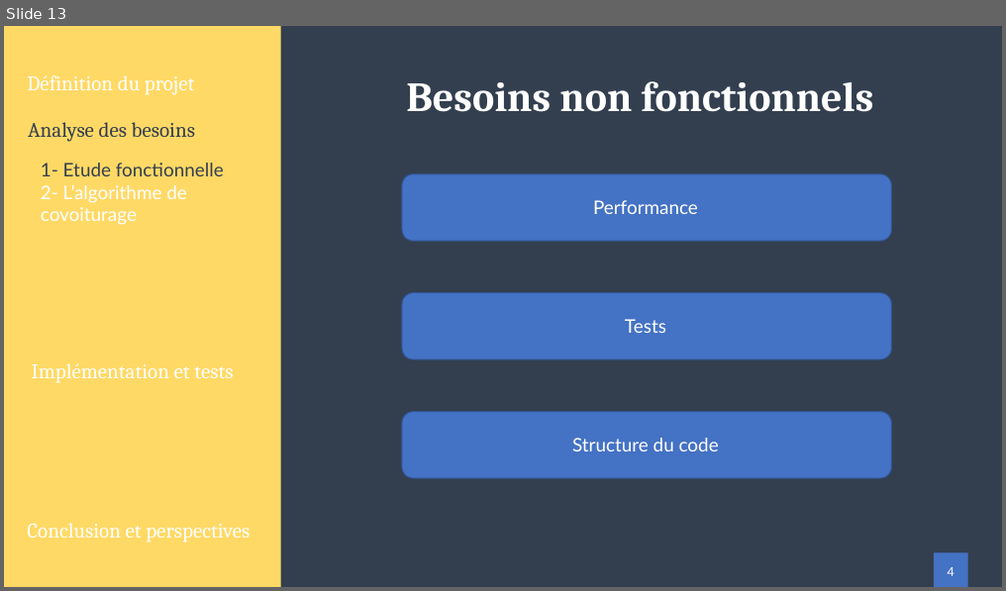
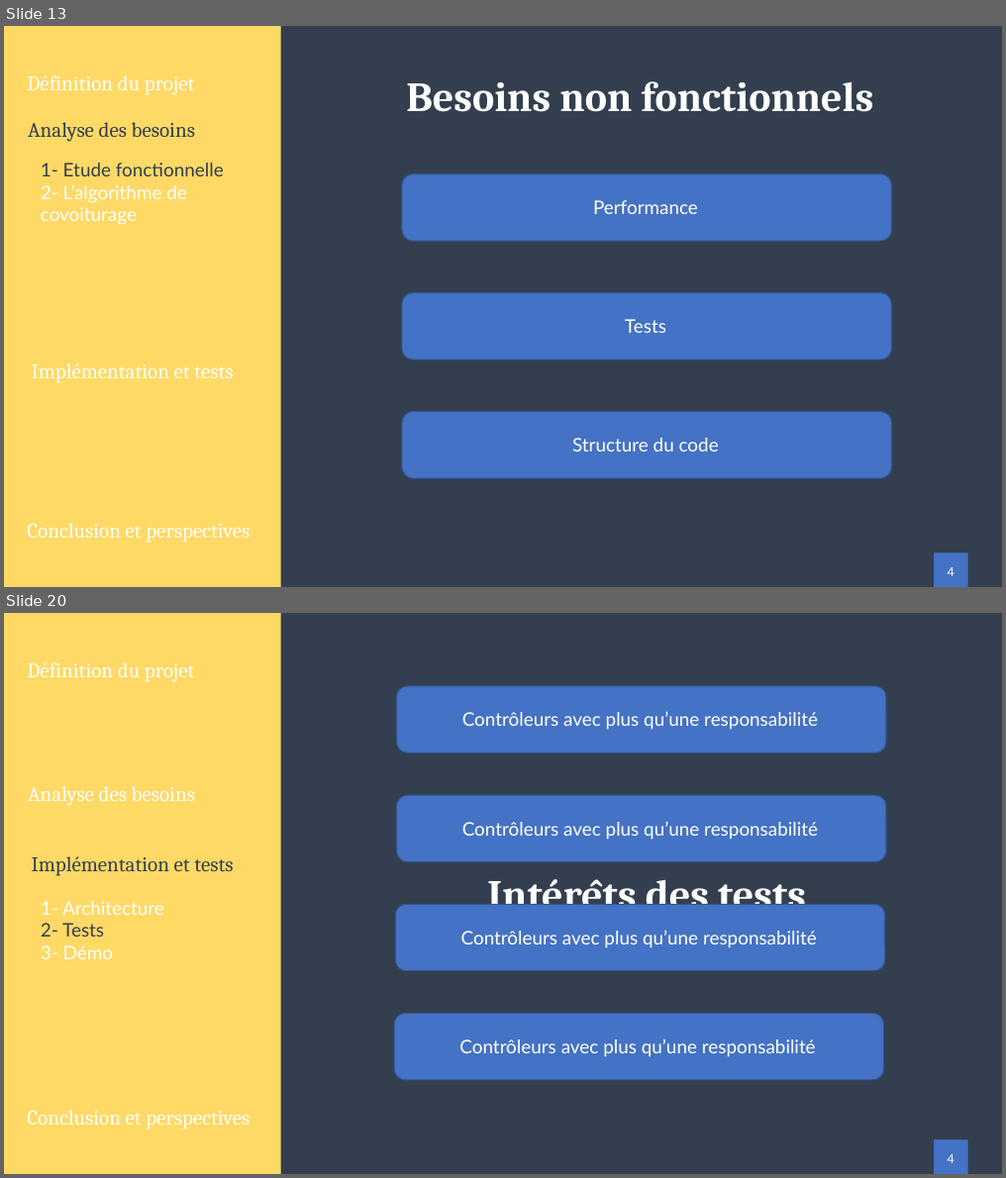
Before and after one commit to Zeuzif/thesis, a slide deck: presentation/Presentation.pptx. Shown one above the other, each under a label of ours: slide 13 before the commit, slides 13 and 20 after it; the slides between them are not shown. The pictures are 1006x591 and 1006x1178 pixels, drawn with LibreOffice and Linux fonts; fonts in the diff are those of the drawing. Boxes give left, top, right and bottom in pixels: in the first picture for what was removed or moved away, otherwise in the second. Text is boxed around its words. In the diff, an @@ line names an element or a change of style, - is before the commit and + after.

```diff
--- a/presentation/Presentation.pptx
+++ b/presentation/Presentation.pptx
@@ slide 20 added at (4,613,1002,1174), background #FFFFFF @@
@@ rectangle added at (4,613,1002,1174), fill #333F50 @@
@@ rectangle added at (4,613,281,1174), fill #FFD966 @@
@@ text added at (27,663,195,682), 20 pt, text #FFFFFF @@
+Définition du projet
@@ rounded rectangle added at (397,686,887,753), fill #4472C4, outline #325491 1 pt @@
@@ text added at (462,711,818,730), 18 pt, text #FFFFFF @@
+Contrôleurs avec plus qu’une responsabilité
@@ text added at (28,786,195,806), 20 pt, text #FFFFFF @@
+Analyse des besoins
@@ rounded rectangle added at (397,796,887,862), fill #4472C4, outline #325491 1 pt @@
@@ text added at (462,821,818,840), 18 pt, text #FFFFFF @@
+Contrôleurs avec plus qu’une responsabilité
@@ text added at (32,857,233,876), 20 pt, text #333F50 @@
+Implémentation et tests
@@ text added at (487,871,806,920), 40 pt, text #FFFFFF, bold @@
+Intérêts des tests
@@ text added at (41,901,164,959), 18 pt, text #FFFFFF @@
+1- Architecture
+2- Tests
+3- Démo
@@ rounded rectangle added at (395,904,885,970), fill #4472C4, outline #325491 1 pt @@
@@ rectangle added at (23,928,33,961), fill #FFD966 @@
@@ text added at (461,931,817,949), 18 pt, text #FFFFFF @@
+Contrôleurs avec plus qu’une responsabilité
@@ rounded rectangle added at (394,1014,884,1080), fill #4472C4, outline #325491 1 pt @@
@@ text added at (459,1040,816,1058), 18 pt, text #FFFFFF @@
+Contrôleurs avec plus qu’une responsabilité
@@ text added at (27,1110,250,1130), 20 pt, text #FFFFFF @@
+Conclusion et perspectives
@@ rectangle added at (23,1142,33,1174), fill #FFD966 @@
@@ rectangle added at (934,1140,968,1174), fill #4472C4 @@
@@ text added at (947,1155,954,1163), 12 pt, text #FFFFFF @@
+4
```
Also in this commit, not shown: 2 slides changed, 6 other slides added, 5 other files.
